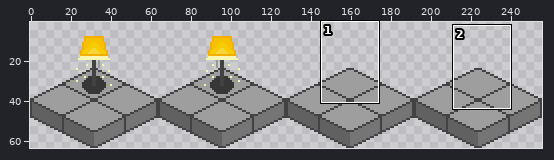
Two versions of one pixel-art file, lamp-sprite.aseprite. The picture above shows the old version from afar; the outline marks the close-up.
Close-up. Before:
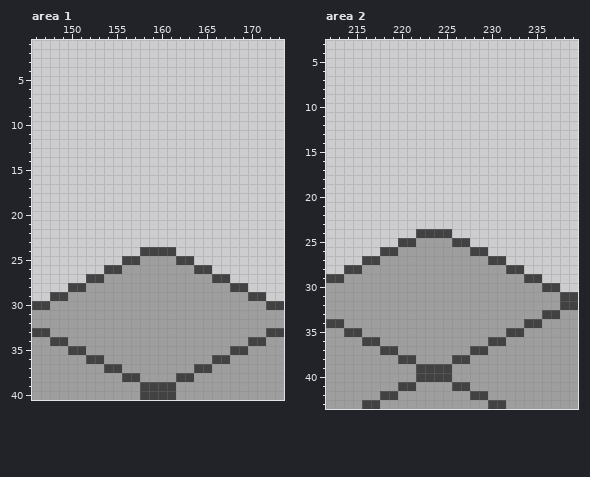
256x64 pixels, 1 frame. Colours within 5 levels of each other are drawn and written as one. Shown: area 1: x 146..173, y 1..40; area 2: x 212..239, y 3..43. The wide view leaves out empty margins.
Once edited:
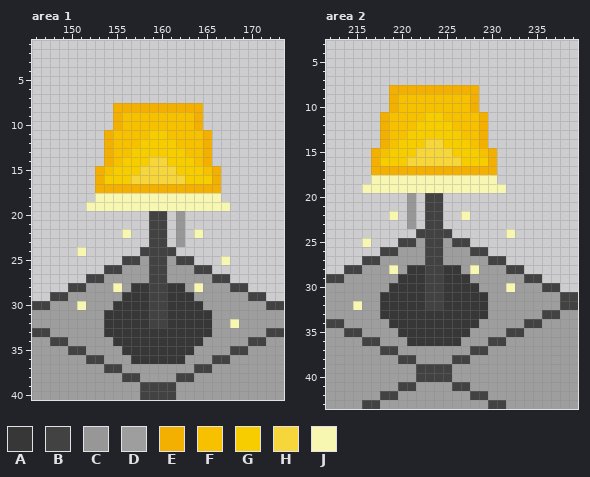
Palette (. is transparent): A #373737  B #424242  C #979797  D #9e9e9e  E #f4b001  F #f7c100  G #f7cd00  H #f7d63b  J #f7f7b2
Message: Back view
Change:
--- area 1, layer "Layer 3"
@@ x 146..173 @@
  7 ............................
- 8 ............................
- 9 ............................
-10 ............................
-11 ............................
-12 ............................
-13 ............................
-14 ............................
-15 ............................
-16 ............................
-17 ............................
-18 ............................
-19 ............................
-20 ............................
-21 ............................
-22 ............................
-23 ............................
-24 ............BBBB............
-25 ..........BBDDDDBB..........
-26 ........BBDDDDDDDDBB........
-27 ......BBDDDDDDDDDDDDBB......
-28 ....BBDDDDDDDDDDDDDDDDBB....
-29 ..BBDDDDDDDDDDDDDDDDDDDDBB..
-30 BBDDDDDDDDDDDDDDDDDDDDDDDDBB
-31 DDDDDDDDDDDDDDDDDDDDDDDDDDDD
-32 DDDDDDDDDDDDDDDDDDDDDDDDDDDD
-33 BBDDDDDDDDDDDDDDDDDDDDDDDDBB
-34 DDBBDDDDDDDDDDDDDDDDDDDDBBDD
-35 DDDDBBDDDDDDDDDDDDDDDDBBDDDD
-36 DDDDDDBBDDDDDDDDDDDDBBDDDDDD
+ 8 .........EEEEEEEEEE.........
+ 9 .........EFFFFFFFFE.........
+10 .........EFFFFFFFFE.........
+11 ........EFFFFGGFFFFE........
+12 ........EFFFGGGGFFFE........
+13 ........EFFGGGGGGFFE........
+14 ........EFGGGHHGGGFE........
+15 .......EFGGGHHHHGGGFE.......
+16 .......EGGGHHHHHHGGGE.......
+17 .......EEEEEEEEEEEEEE.......
+18 .......JJJJJJJJJJJJJJ.......
+19 ......JJJJJJJJJJJJJJJJ......
+20 .............BB.C...........
+21 .............BB.C...........
+22 ..........J..BB.C.J.........
+23 .............BB.C...........
+24 .....J......BBBB............
+25 ..........BBDBBDBB...J......
+26 ........BBDDDBBDDDBB........
+27 ......BBDDDDDBBDDDDDBB......
+28 ....BBDDDJDAABBAADJDDDBB....
+29 ..BBDDDDDDAAABBAAADDDDDDBB..
+30 BBDDDJDDDAAAABBAAAADDDDDDDBB
+31 DDDDDDDDAAAAABBAAAAADDDDDDDD
+32 DDDDDDDDAAAAABBAAAAADDJDDDDD
+33 BBDDDDDDAAAAAAAAAAAADDDDDDBB
+34 DDBBDDDDDAAAAAAAAAADDDDDBBDD
+35 DDDDBBDDDDAAAAAAAADDDDBBDDDD
+36 DDDDDDBBDDDAAAAAADDDBBDDDDDD
 37 DDDDDDDDBBDDDDDDDDBBDDDDDDDD
--- area 2, layer "Layer 3"
@@ x 212..239 @@
  7 ............................
- 8 ............................
- 9 ............................
-10 ............................
-11 ............................
-12 ............................
-13 ............................
-14 ............................
-15 ............................
-16 ............................
-17 ............................
-18 ............................
-19 ............................
-20 ............................
-21 ............................
-22 ............................
-23 ............................
-24 ..........BBBB..............
-25 ........BBDDDDBB............
-26 ......BBDDDDDDDDBB..........
-27 ....BBDDDDDDDDDDDDBB........
-28 ..BBDDDDDDDDDDDDDDDDBB......
-29 BBDDDDDDDDDDDDDDDDDDDDBB....
-30 DDDDDDDDDDDDDDDDDDDDDDDDBB..
-31 DDDDDDDDDDDDDDDDDDDDDDDDDDBB
-32 DDDDDDDDDDDDDDDDDDDDDDDDDDBB
-33 DDDDDDDDDDDDDDDDDDDDDDDDBBDD
-34 BBDDDDDDDDDDDDDDDDDDDDBBDDDD
-35 DDBBDDDDDDDDDDDDDDDDBBDDDDDD
-36 DDDDBBDDDDDDDDDDDDBBDDDDDDDD
+ 8 .......EEEEEEEEEE...........
+ 9 .......EFFFFFFFFE...........
+10 .......EFFFFFFFFE...........
+11 ......EFFFFGGFFFFE..........
+12 ......EFFFGGGGFFFE..........
+13 ......EFFGGGGGGFFE..........
+14 ......EFGGGHHGGGFE..........
+15 .....EFGGGHHHHGGGFE.........
+16 .....EGGGHHHHHHGGGE.........
+17 .....EEEEEEEEEEEEEE.........
+18 .....JJJJJJJJJJJJJJ.........
+19 ....JJJJJJJJJJJJJJJJ........
+20 .........C.BB...............
+21 .........C.BB...............
+22 .......J.C.BB..J............
+23 .........C.BB...............
+24 ..........BBBB......J.......
+25 ....J...BBDBBDBB............
+26 ......BBDDDBBDDDBB..........
+27 ....BBDDDDDBBDDDDDBB........
+28 ..BBDDDJDAABBAADJDDDBB......
+29 BBDDDDDDAAABBAAADDDDDDBB....
+30 DDDDDDDAAAABBAAAADDDJDDDBB..
+31 DDDDDDAAAAABBAAAAADDDDDDDDBB
+32 DDDJDDAAAAABBAAAAADDDDDDDDBB
+33 DDDDDDAAAAAAAAAAAADDDDDDBBDD
+34 BBDDDDDAAAAAAAAAADDDDDBBDDDD
+35 DDBBDDDDAAAAAAAADDDDBBDDDDDD
+36 DDDDBBDDDAAAAAADDDBBDDDDDDDD
 37 DDDDDDBBDDDDDDDDBBDDDDDDDDDD
